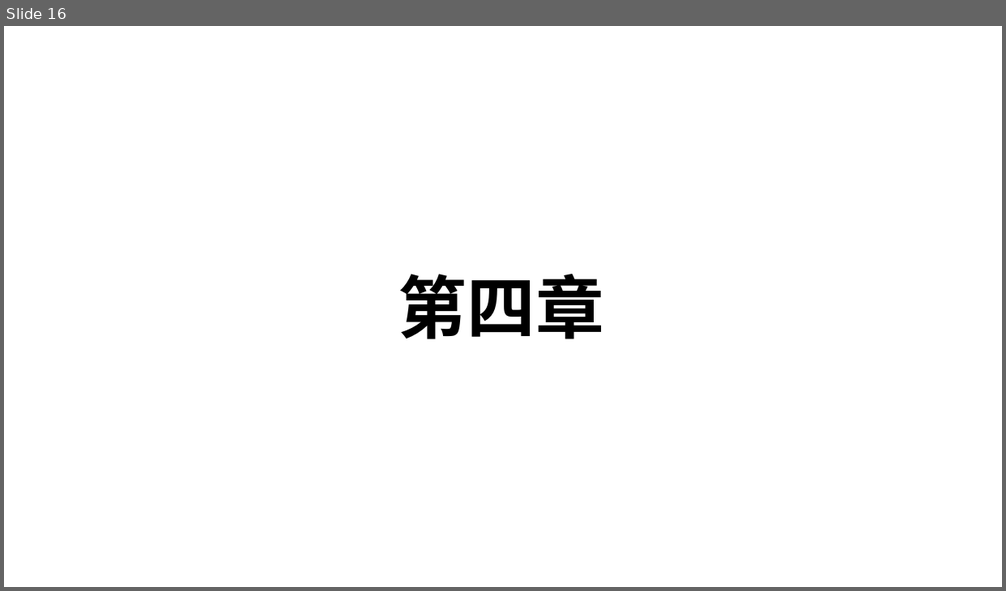
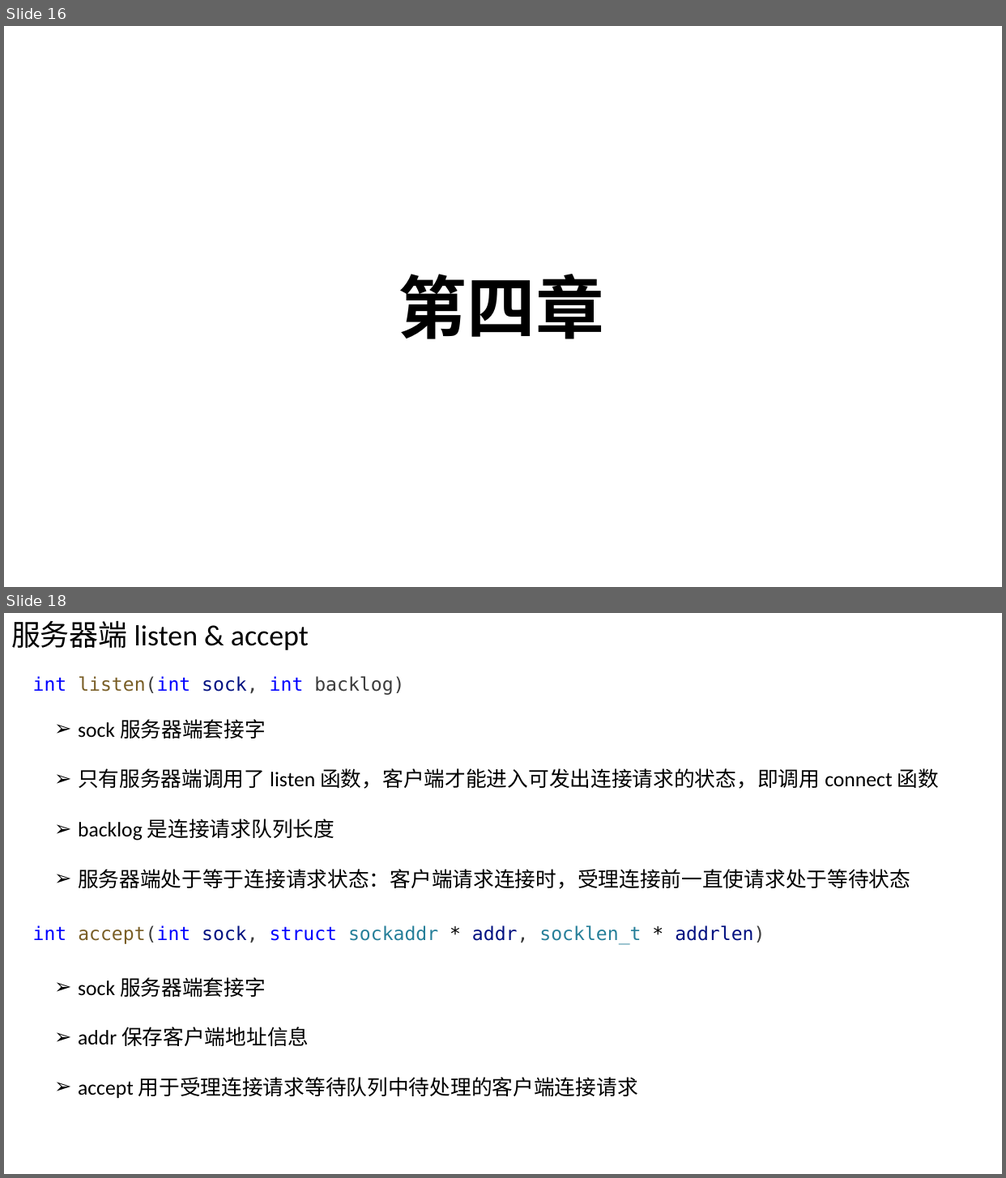
Before and after one commit to Chao200/TCP-IP-Network-Programming, a slide deck: TCP:IP 网络编程.pptx. Shown one above the other, each under a label of ours: slide 16 before the commit, slides 16 and 18 after it; the slides between them are not shown. The pictures are 1006x591 and 1006x1178 pixels, drawn with LibreOffice and Linux fonts; fonts in the diff are those of the drawing. Boxes give left, top, right and bottom in pixels: in the first picture for what was removed or moved away, otherwise in the second. Text is boxed around its words. In the diff, an @@ line names an element or a change of style, - is before the commit and + after.

Commit message:
add PPT

```diff
--- a/TCP:IP 网络编程.pptx
+++ b/TCP:IP 网络编程.pptx
@@ slide 18 added at <box>4,613,1002,1174</box>, background #FFFFFF @@
@@ text added at <box>11,621,309,650</box>, 28 pt, text #000000 @@
+服务器端 listen & accept
@@ text added at <box>33,676,404,695</box>, 18 pt, text #3B3B3B @@
+int listen(int sock, int backlog)
@@ text added at <box>78,719,939,889</box>, 20 pt, text #000000 @@
+➢ sock 服务器端套接字
+➢ 只有服务器端调用了 listen 函数，客户端才能进入可发出连接请求的状态，即调用 connect 函数
+➢ backlog 是连接请求队列长度
+➢ 服务器端处于等于连接请求状态：客户端请求连接时，受理连接前一直使请求处于等待状态
@@ text added at <box>33,926,765,945</box>, 18 pt, text #267F99 @@
+int accept(int sock, struct sockaddr * addr, socklen_t * addrlen)
@@ text added at <box>78,977,638,1098</box>, 20 pt, text #000000 @@
+➢ sock 服务器端套接字
+➢ addr 保存客户端地址信息
+➢ accept 用于受理连接请求等待队列中待处理的客户端连接请求
```
Also in this commit, not shown: 15 other slides added.
